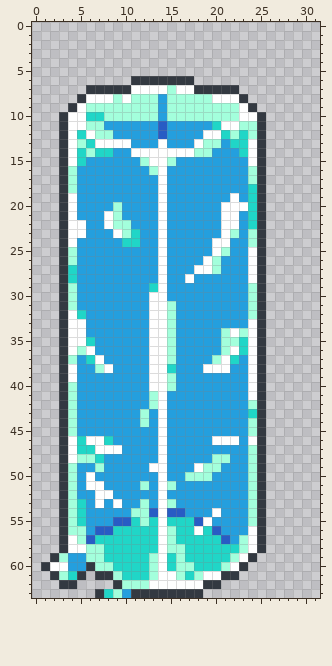
Pixel-art sprite -- EG6/Assets/Sprites/Environment/SpritesFinales/Ice2(Large).png. That is the earlier state.
The file is 32x64 pixels.
Once edited:
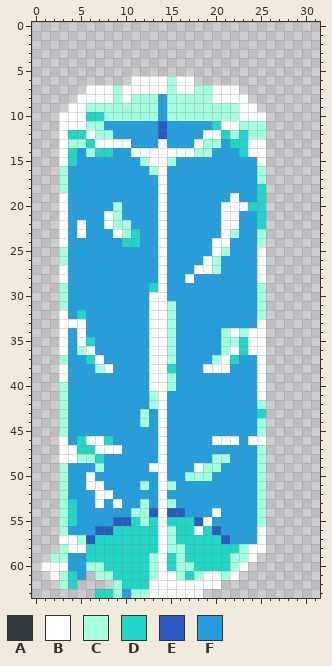
Palette (. is transparent): A #333941  B #ffffff  C #a3ffdc  D #20d6c7  E #285cc4  F #249fde
The edit:
Changed rows in their new state; - is an unchanged pixel.
first column x 1:
 6 ----------BBBBCBB--------
 7 -----BBBCB-------CCBBB---
 8 ----B-----------------B--
 9 ---B-------------------B-
10 --B---------------------B
11 --B---------------------C
12 --BD--------------------C
13 --BC--------------------B
14 --BDF-------------------B
15 --BDF------------------FB
16 --CF-------------------FC
17 --CF-------------------FC
18 --CF-------------------FD
19 --BF-------------------FD
20 --BF--------------------D
21 --BF-------------------FD
22 --BF-------------------FD
23 --BF-------------------FC
24 --BF-------------------FC
25 --CF-------------------FB
26 --CF-------------------FB
27 --BF-------------------FB
28 --BF-------------------FB
29 --CF-------------------FC
30 --CF-------------------FC
31 --CF-------------------FC
32 --BF-------------------FC
33 --B--------------------FB
34 --BF--------------------B
35 --BF--------------------B
36 --BF--------------------B
37 --CF-------------------FB
38 --BF-------------------FB
39 --BF-------------------FB
40 --CF-------------------FB
41 --CF-------------------FB
42 --CF-------------------FC
43 --CF-------------------FD
44 --CF-------------------FC
45 --CF-------------------FC
46 --BF--------------------B
47 --B--------------------FC
48 --B--------------------FC
49 --CF-------------------FC
50 --CF-------------------FC
51 --CF-------------------FC
52 --CF-------------------FC
53 --CDF------------------FC
54 --CDF------------------FC
55 --CDF------------------FC
56 --CFF------------------FB
57 --B-------------------FFB
58 --C--DD-----------------B
59 -C---DD---------------CB-
60 B----C-D------------DCB--
61 -B--F-CCD-----------CB---
62 --CD----CDDD------BB-----
63 ------D---CCBBBBBB-------
Changed places in both pictures, as pixel boxes (x1, y1, x2, y2):
changed: (41, 76, 266, 598)
